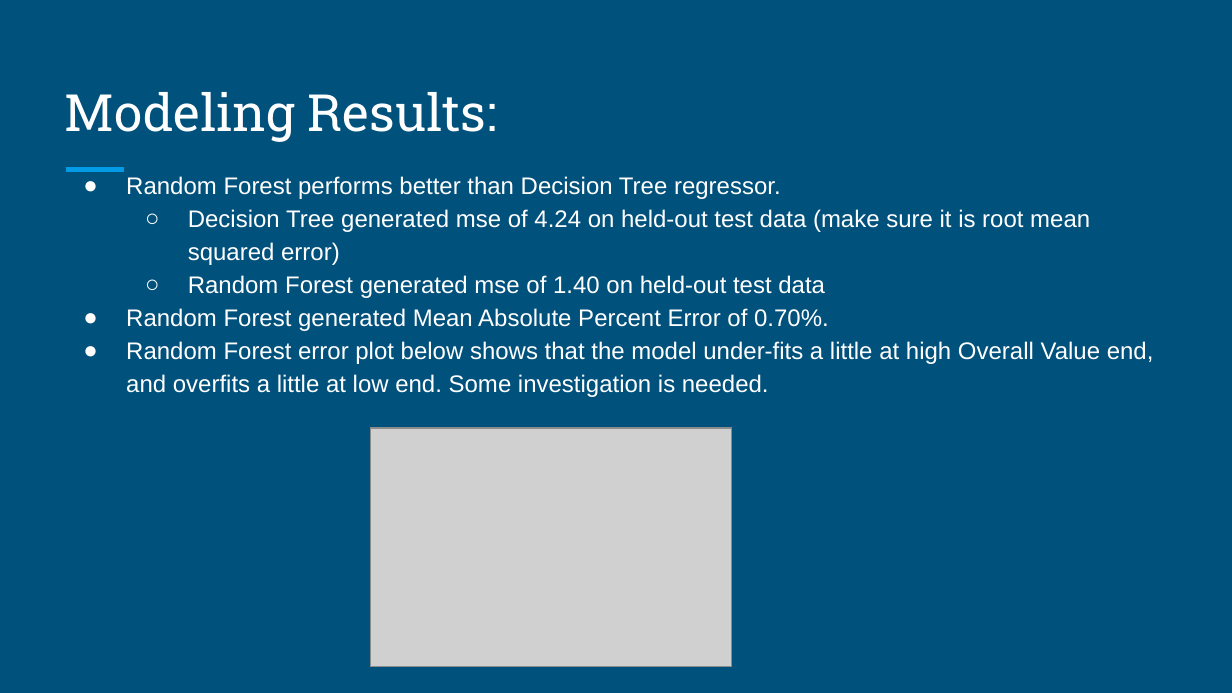
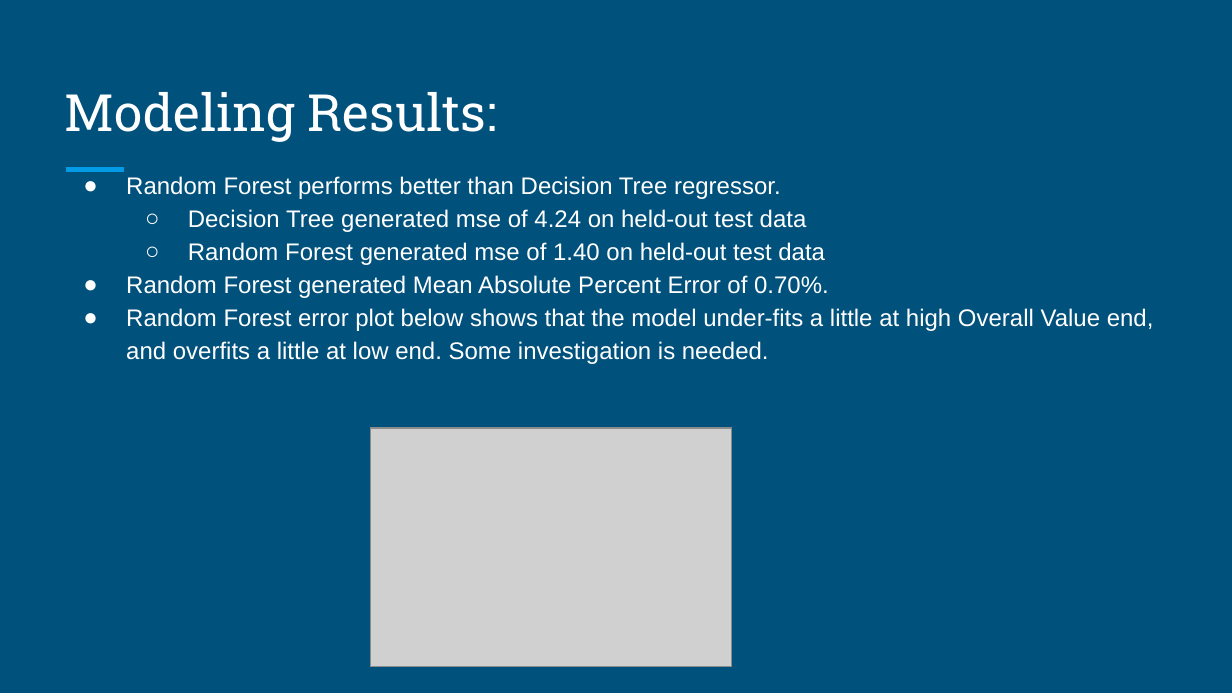
Before and after one commit to ojinhxd/Git-learning, a slide deck: slide 17 of Capstone_1/Ou_Jin_Capstone_1_Project_Report.pptx. Drawn at 1232x693 pixels with LibreOffice and Linux fonts; fonts in the diff are those of the drawing; grey boxes stand for pictures. Boxes give left, top, right and bottom in pixels: in the first picture for what was removed or moved away, otherwise in the second. Text is boxed around its words. In the diff, an @@ line names an element or a change of style, - is before the commit and + after.

```diff
--- a/Capstone_1/Ou_Jin_Capstone_1_Project_Report.pptx
+++ b/Capstone_1/Ou_Jin_Capstone_1_Project_Report.pptx
@@ text at <box>188,209,807,232</box>: text changed @@
-  ○ Decision Tree generated mse of 4.24 on held-out test data (make sure it is root mean squared error)
+  ○ Decision Tree generated mse of 4.24 on held-out test data
```
Also in this commit, not shown: 1 other slide changed.
